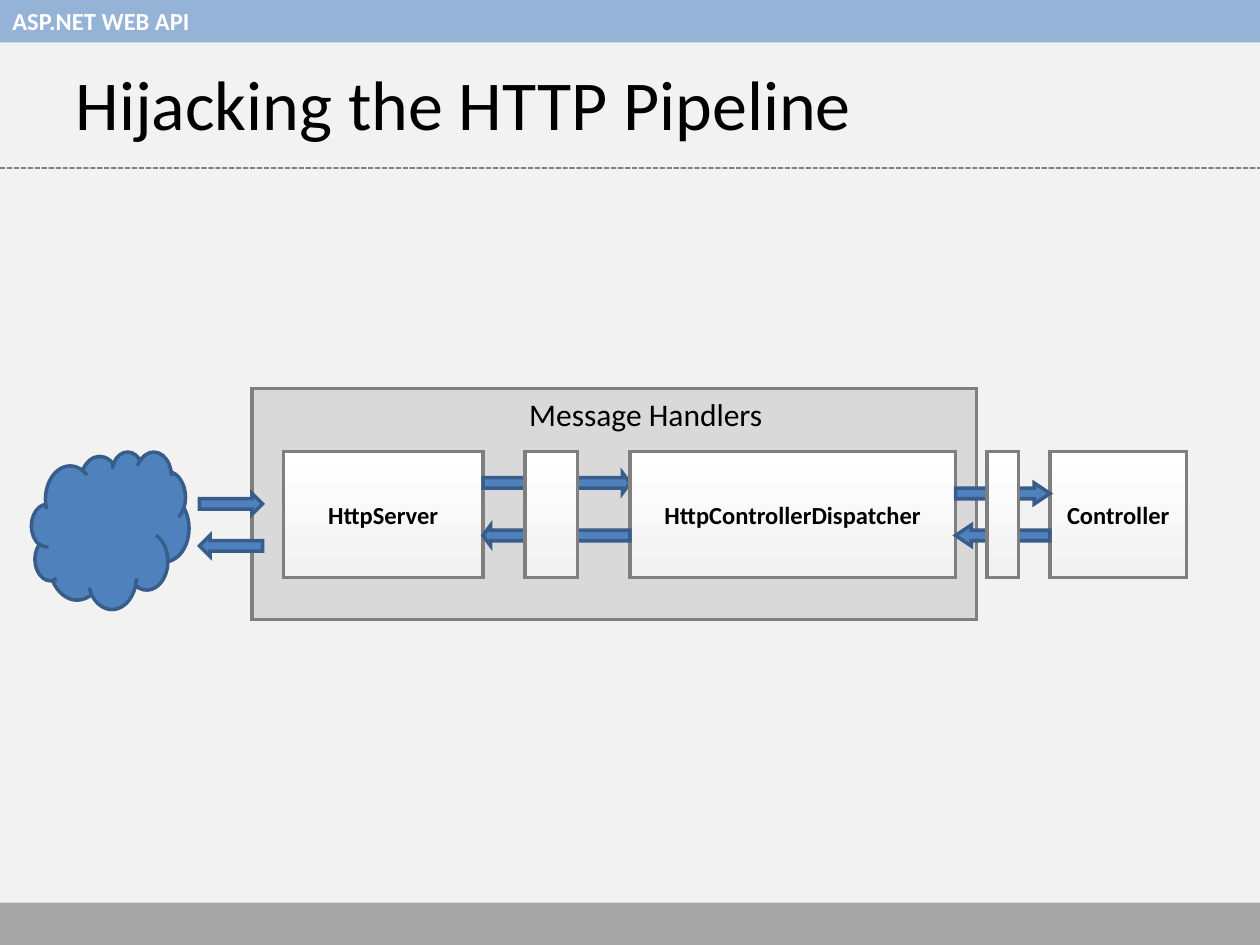
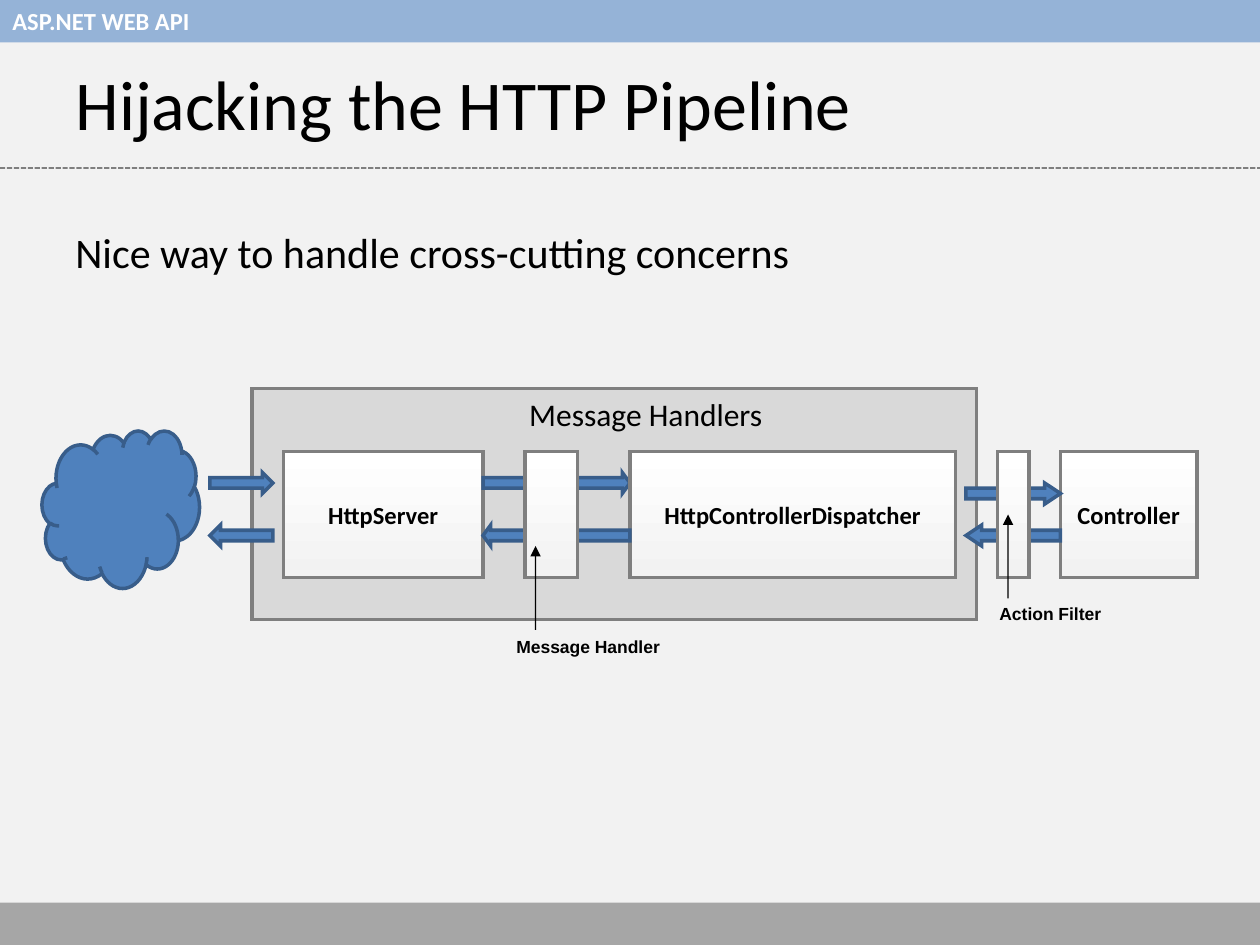
Before and after one commit to thaslam/hartford-code-camp-5, a slide deck: slide 15 of web-api-presentation.ppt. Drawn at 1260x945 pixels with LibreOffice and Linux fonts; fonts in the diff are those of the drawing. Boxes give left, top, right and bottom in pixels: in the first picture for what was removed or moved away, otherwise in the second. Text is boxed around its words. In the diff, an @@ line names an element or a change of style, - is before the commit and + after.

```diff
--- a/web-api-presentation.ppt
+++ b/web-api-presentation.ppt
@@ text added at [75, 238, 789, 276], 24 pt, text #000000 @@
+Nice way to handle cross-cutting concerns
@@ freeform shape: place and size @@
-freeform shape at [32, 451, 189, 609]
+freeform shape at [42, 431, 199, 588]
@@ right arrow at [210, 472, 273, 494]: proportions changed @@
@@ right arrow: place and size @@
-right arrow at [199, 494, 262, 515]
+right arrow at [210, 472, 273, 494]
@@ 2 rectangles, 2 right arrows: place and size @@
-2 rectangles, 2 right arrows at [955, 451, 1186, 577]
+2 rectangles, 2 right arrows at [966, 451, 1197, 577]
@@ right arrow: place and size @@
-right arrow at [199, 536, 262, 557]
+right arrow at [210, 525, 273, 547]
@@ right arrow at [210, 525, 273, 547]: proportions changed @@
@@ arrow added from (1008, 598) to (1008, 514), #000000 0.74 pt @@
@@ arrow added from (536, 630) to (536, 546), #000000 0.74 pt @@
@@ text added at [999, 607, 1101, 620], 10 pt, text #000000, bold @@
+Action Filter
@@ text added at [516, 640, 660, 657], 10 pt, text #000000, bold @@
+Message Handler
```
Also in this commit, not shown: 4 other slides changed, 3 other files.
